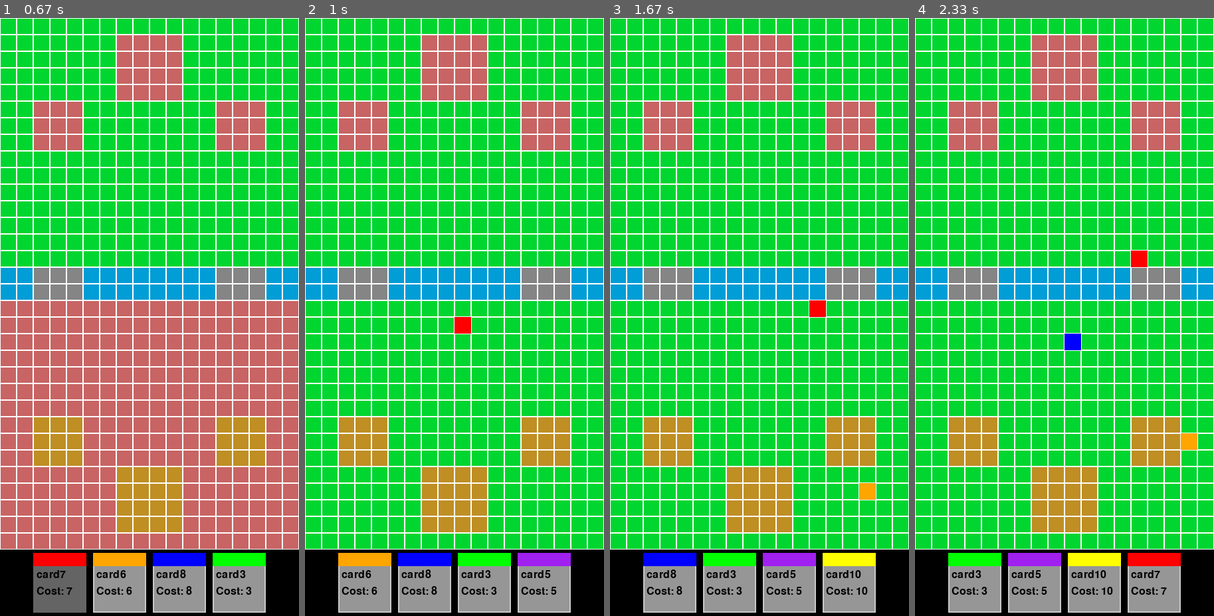
Above: before the commit, frames 1-4 (left to right).
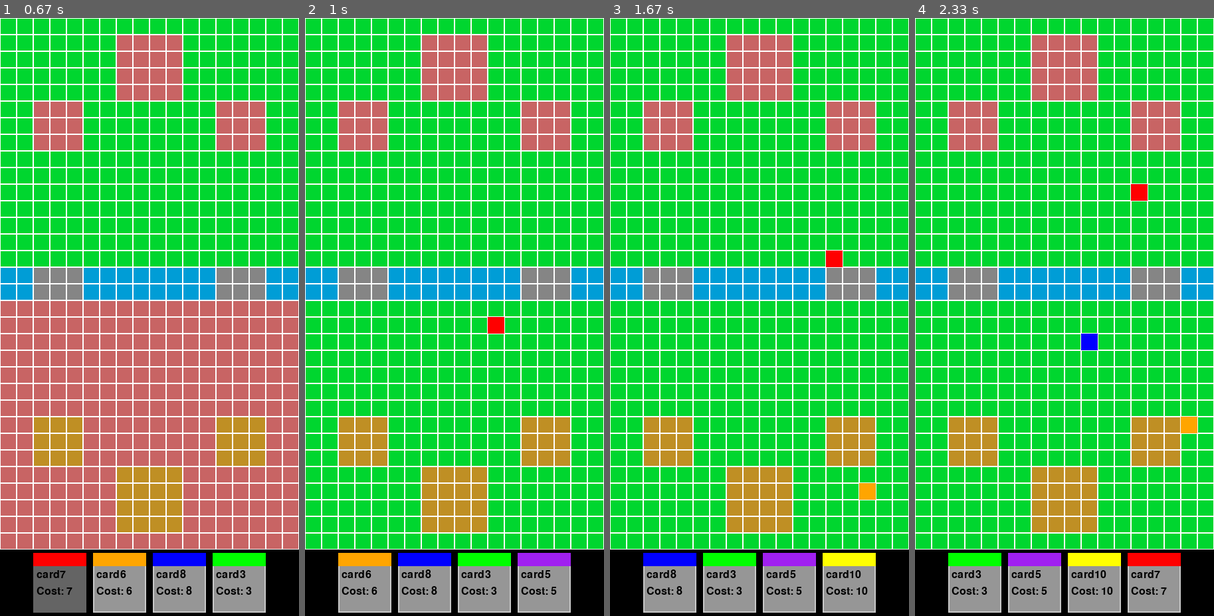
Above: after the commit, the same moments.

Repository: Inventure71/AlgorithmsProject
Game: pygame game, started from game_loop.py
Two runs of this game, one before a commit and one after it. Both use one fixed random seed, a clock stepped at 60 frames per second and the inputs below.
Inputs (mouse positions are in pixels of both pictures, inside the frame that each line leads up to):
- Up to frame 1 (0.67 s): click "card7" at 0.38 s
- Up to frame 2 (1 s): click (454, 358) at 0.72 s
- Up to frame 3 (1.67 s): click "card6" at 1.05 s; click (867, 526) at 1.38 s
- Up to frame 4 (2.33 s): click "card8" at 1.72 s; click (1067, 382) at 2.05 s

Frame 1 is identical in both runs. In frame 2, 0.3% of the frame differs, in the area x 50-67%, y 50-53%; in frame 3, 0.3%; in frame 4, 0.9%, in the area x 50-95%, y 27-73%.

Commit message:
included diagonal walking

Diff:
--- a/arena/utils/find_path_bfs.py
+++ b/arena/utils/find_path_bfs.py
@@ -1,9 +1,14 @@
 from collections import deque
 from arena.utils.random_utils import is_walkable
 
-def get_valid_neighbors(cell: (int, int), grid, occupancy_grid, include_non_walkable=False):
-    # these are the 4 directions --> up, down, left, right
-    directions = [(-1, 0), (1, 0), (0, -1), (0, 1)]
+def get_valid_neighbors(cell: (int, int), grid, occupancy_grid, include_non_walkable=False, include_diagonals=False):
+    if include_diagonals:
+        # these are the 4 directions --> up, down, left, right, top_right, bottom_right, top_right, bottom_left
+        directions = [(-1, 0), (1, 0), (0, -1), (0, 1), (-1, -1), (1,1), (-1,1), (1,-1)]
+    else:
+        # these are the 4 directions --> up, down, left, right
+        directions = [(-1, 0), (1, 0), (0, -1), (0, 1)]
+
     neighbors = []
 
     for direction in directions:
@@ -19,7 +24,7 @@
     return neighbors
 
 
-def find_path_bfs(start, grid, occupancy_grid, goal_cell=None, cell_type=None, one_tile_range=True): # one tile range means we are going to check for adiencent impossible to reach points
+def find_path_bfs(start, grid, occupancy_grid, goal_cell=None, cell_type=None, one_tile_range=True, include_diagonals=True): # one tile range means we are going to check for adiencent impossible to reach points
     """
     goal_cell = the specific (row, col) of the cell we want to find
     cell_type = find closest cell of this type and the path to it
@@ -49,7 +54,7 @@
             # found the specific cell that we wanted
             return path
 
-        neighbors = get_valid_neighbors(current_node, grid, occupancy_grid, include_non_walkable=one_tile_range)
+        neighbors = get_valid_neighbors(current_node, grid, occupancy_grid, include_non_walkable=one_tile_range, include_diagonals=include_diagonals)
 
         # we loop each neighbor
         for neighbor in neighbors:
